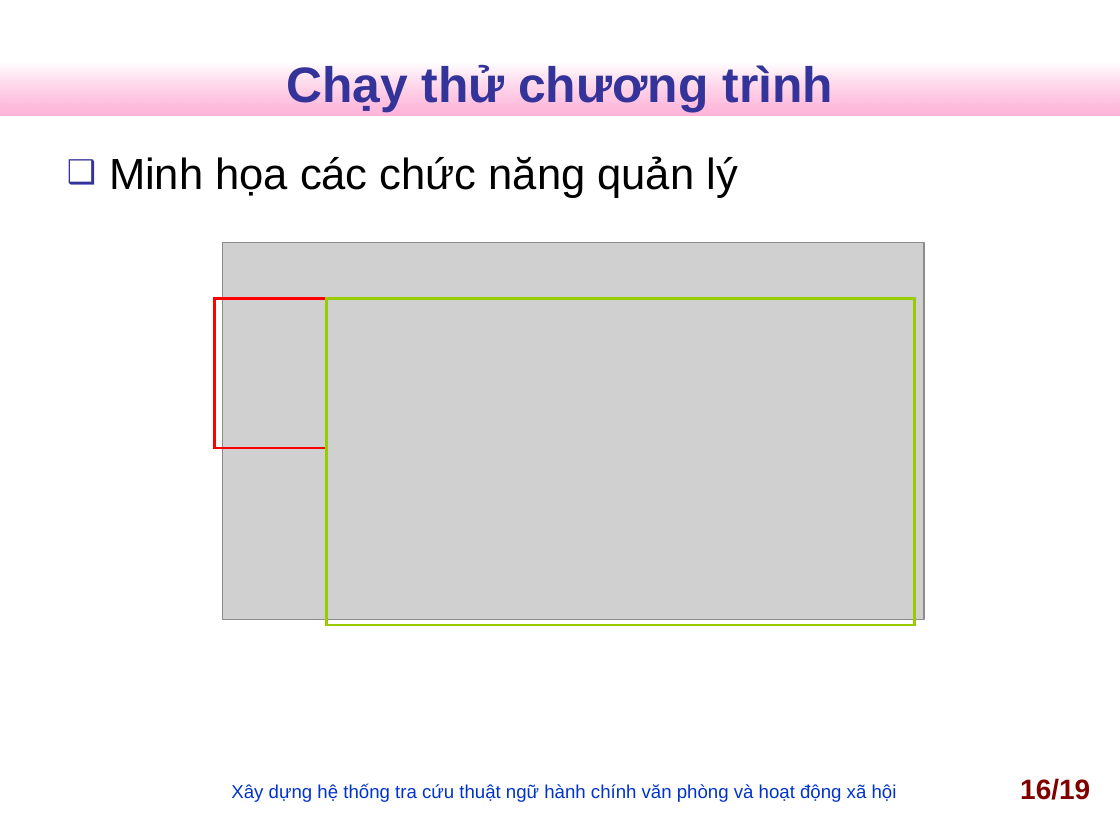
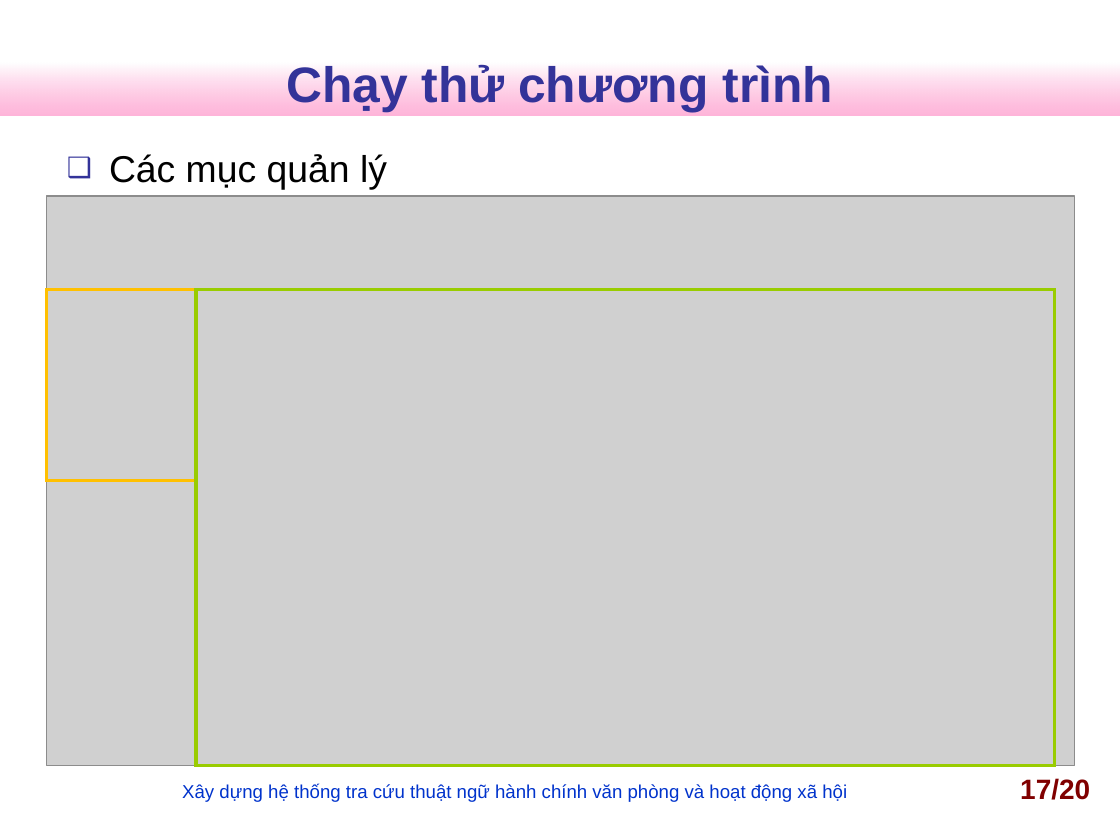
Before and after one commit to nguyentk90/tra-cuu-thuat-ngu-hanh-chinh, a slide deck: slide 17 of Documents/slideN2013.ppt (slide 16 before the commit). Drawn at 1120x840 pixels with LibreOffice and Linux fonts; fonts in the diff are those of the drawing; grey boxes stand for pictures; background and template pictures are left out. Boxes give left, top, right and bottom in pixels: in the first picture for what was removed or moved away, otherwise in the second. Text is boxed around its words. In the diff, an @@ line names an element or a change of style, - is before the commit and + after.

```diff
--- a/Documents/slideN2013.ppt
+++ b/Documents/slideN2013.ppt
@@ text at <box>109,154,387,190</box>: text changed; size 28 to 24 pt @@
-❑ Minh họa các chức năng quản lý
+❑ Các mục quản lý
@@ picture: place and size @@
-picture at <box>223,243,924,619</box>
+picture at <box>47,196,1075,765</box>
@@ rectangle added at <box>47,289,196,480</box>, outline #FFC000 2.01 pt @@
@@ rectangle: place and size @@
-rectangle at <box>327,299,915,626</box>
+rectangle at <box>196,289,1055,765</box>
@@ rectangle at <box>196,289,1055,765</box>: outline #99CC00 1.5 pt to #99CC00 2.01 pt @@
@@ rectangle removed at <box>215,299,327,448</box> @@
@@ text "Xây dựng hệ thống tra ...": place and size @@
-text "Xây dựng hệ thống tra ..." at <box>231,784,897,802</box>
+text "Xây dựng hệ thống tra ..." at <box>182,784,847,802</box>
@@ page number at <box>1020,778,1090,800</box>: text changed @@
-16/19
+17/20
```
Also in this commit, not shown: 12 other slides changed, 1 slide added, 2 other files.
